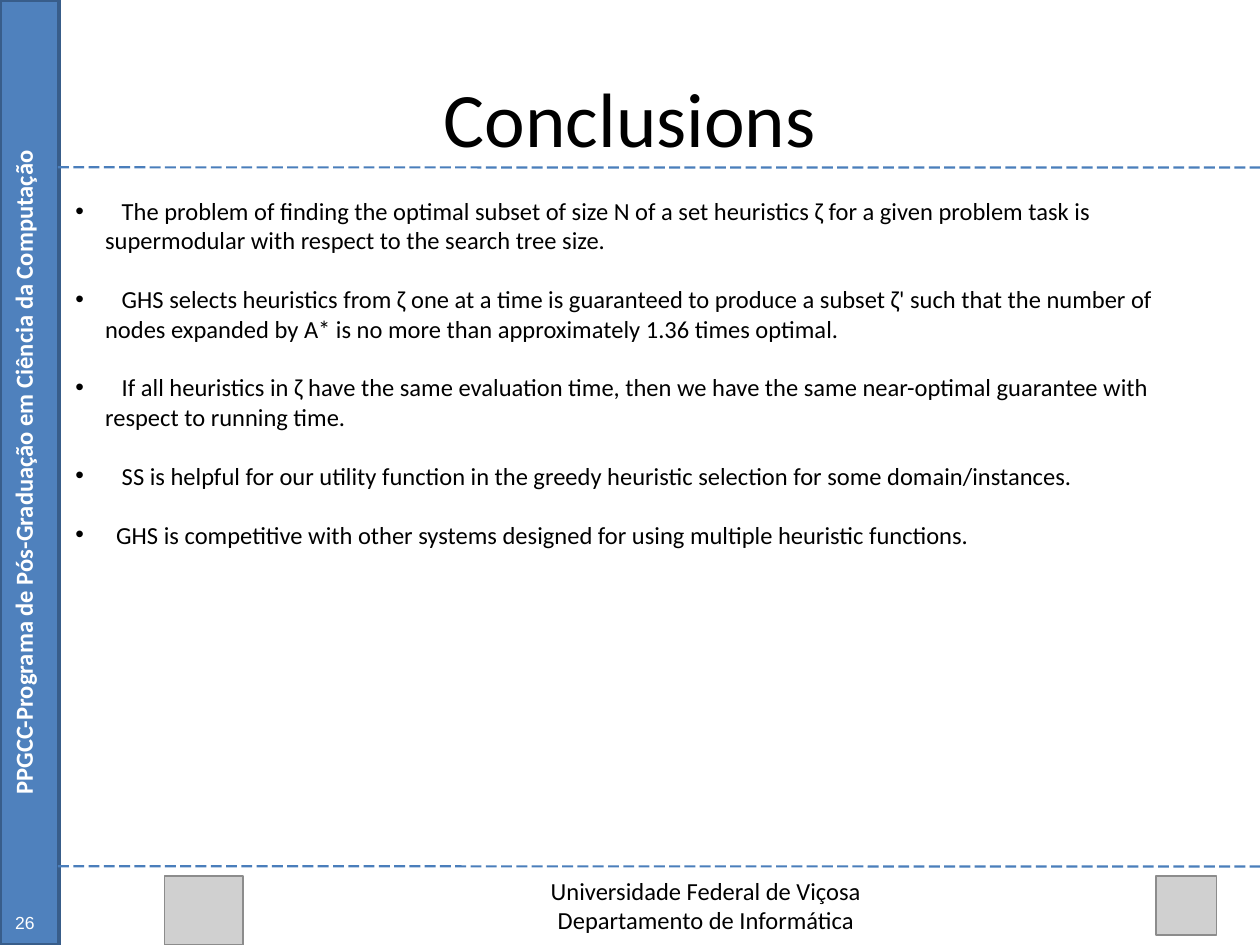
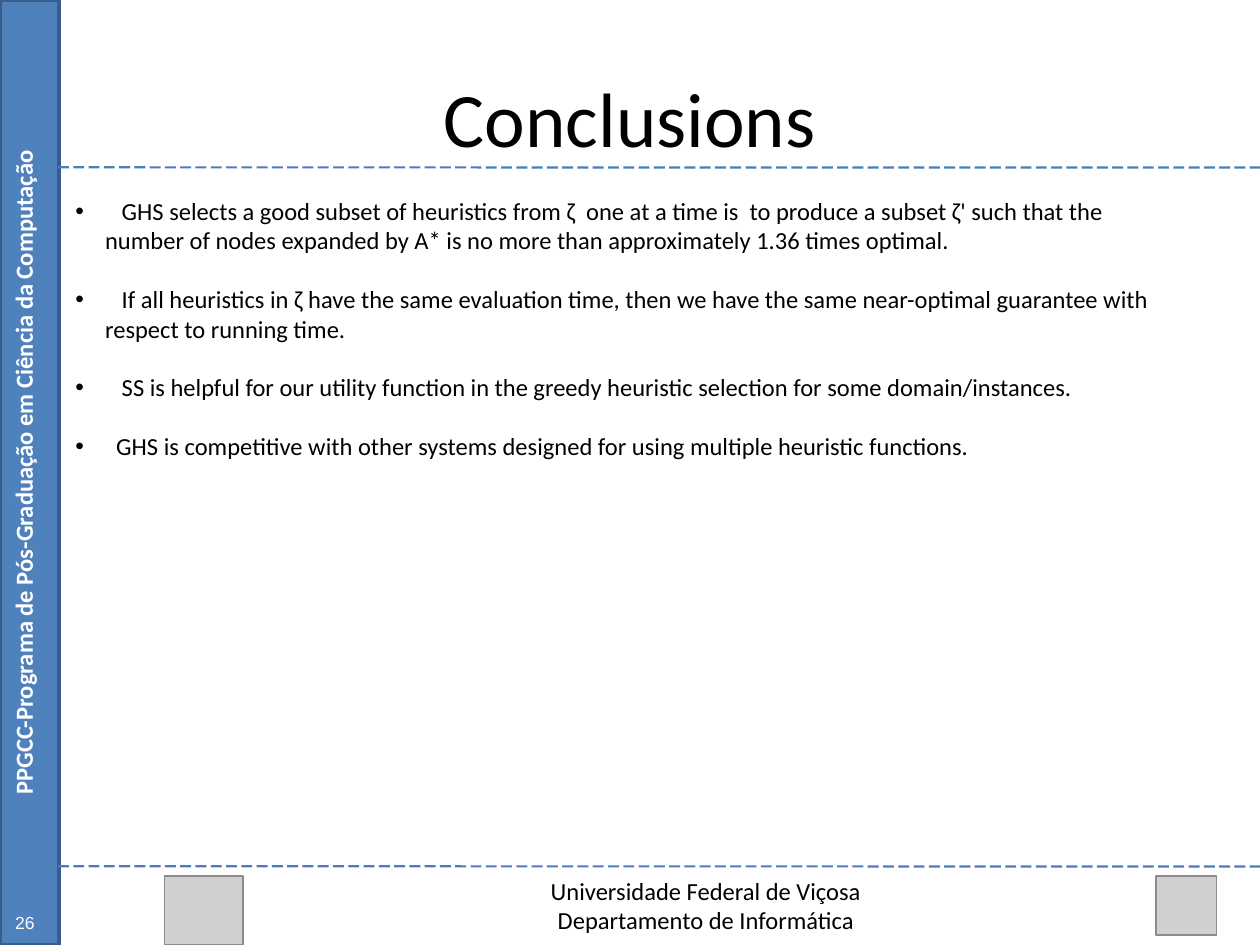
Before and after one commit to Marvinsky/research-marvin, a slide deck: slide 47 of latex/odp/dissertation_v1.odp (slide 52 before the commit). Drawn at 1260x945 pixels with LibreOffice and Linux fonts; fonts in the diff are those of the drawing; grey boxes stand for pictures. Boxes give left, top, right and bottom in pixels: in the first picture for what was removed or moved away, otherwise in the second. Text is boxed around its words. In the diff, an @@ line names an element or a change of style, - is before the commit and + after.

```diff
--- a/latex/odp/dissertation_v1.odp
+++ b/latex/odp/dissertation_v1.odp
@@ text at (x1=105, y1=203, x2=1102, y2=253): text changed @@
-• The problem of finding the optimal subset of size N of a set heuristics ζ for a given problem task is supermodular with respect to the search tree size.
-• GHS selects heuristics from ζ one at a time is guaranteed to produce a subset ζ' such that the number of nodes expanded by A* is no more than approximately 1.36 times optimal.
+• GHS selects a good subset of heuristics from ζ one at a time is to produce a subset ζ' such that the number of nodes expanded by A* is no more than approximately 1.36 times optimal.
```
Also in this commit, not shown: 17 other slides changed, 1 slide added, 6 slides removed.
